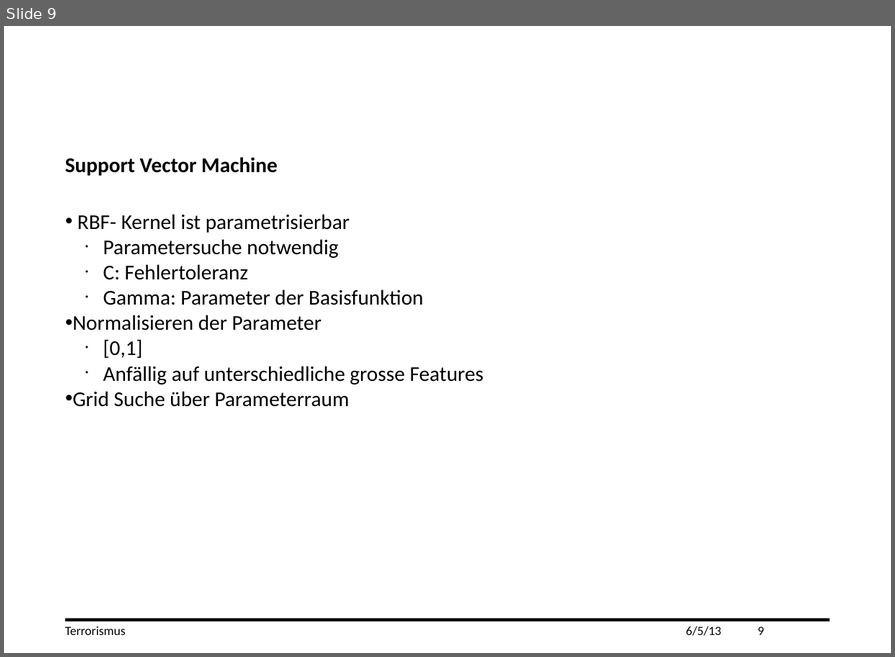
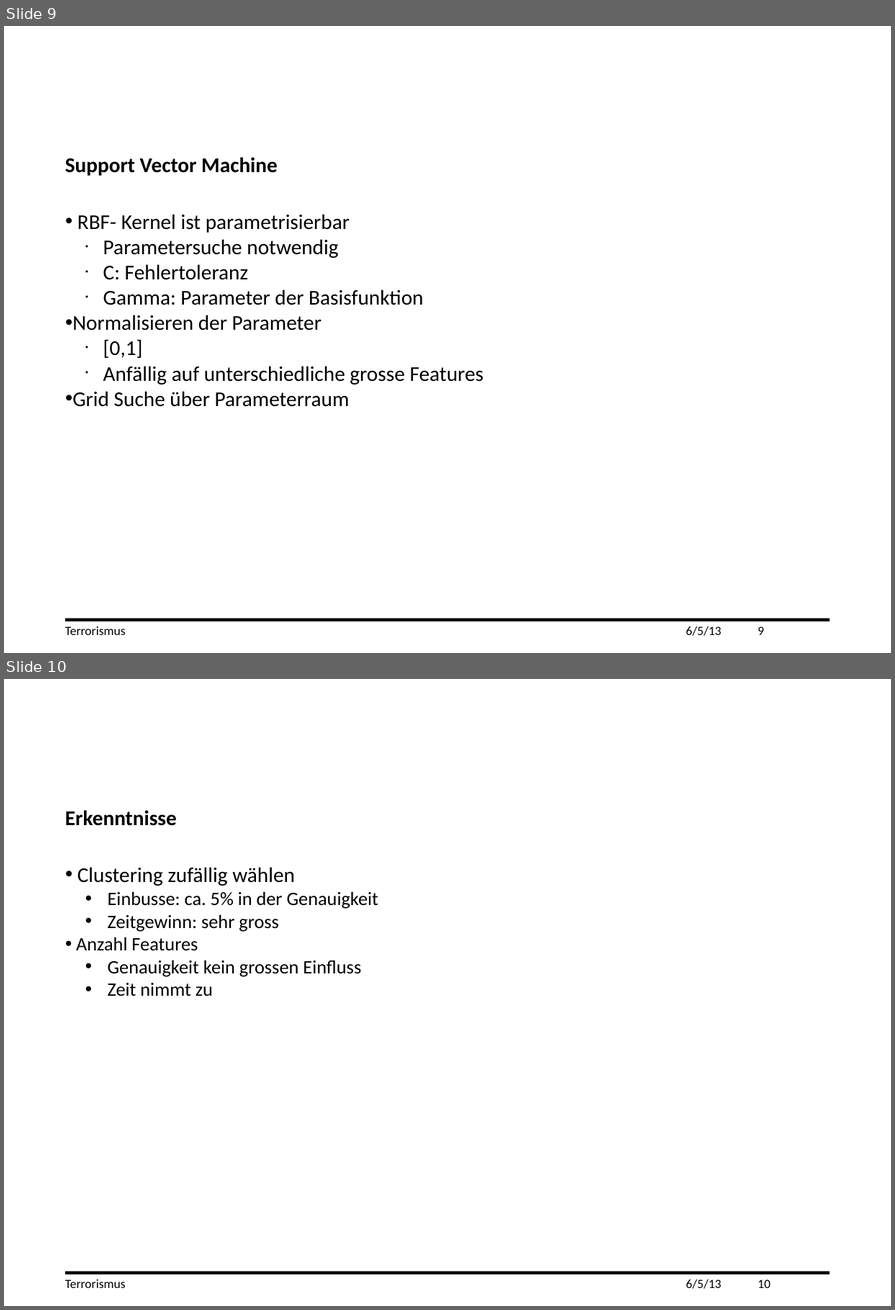
Before and after one commit to mat1/cbir, a slide deck: Contest.pptx. Shown one above the other, each under a label of ours: slide 9 before the commit, slides 9 and 10 after it. The pictures are 895x657 and 895x1310 pixels, drawn with LibreOffice and Linux fonts; fonts in the diff are those of the drawing; background and template pictures are left out. Boxes give left, top, right and bottom in pixels: in the first picture for what was removed or moved away, otherwise in the second. Text is boxed around its words. In the diff, an @@ line names an element or a change of style, - is before the commit and + after.

```diff
--- a/Contest.pptx
+++ b/Contest.pptx
@@ slide 10 added at [4, 679, 891, 1306], background #FFFFFF; not listed: 1 template element that a slide beside it also shows @@
@@ text added at [65, 810, 177, 826], 20 pt, text #000000, bold @@
+Erkenntnisse
@@ text added at [76, 867, 378, 997], 18 pt, text #000000 @@
+• Clustering zufällig wählen
+  • Einbusse: ca. 5% in der Genauigkeit
+  • Zeitgewinn: sehr gross
+• Anzahl Features
+  • Genauigkeit kein grossen Einfluss
+  • Zeit nimmt zu
@@ text added at [65, 1279, 126, 1288], 12 pt, text #000000 @@
+Terrorismus
@@ text added at [686, 1279, 721, 1289], 12 pt, text #000000 @@
+6/5/13
@@ page number added at [758, 1279, 771, 1288], 12 pt, text #000000 @@
+10
```
Also in this commit, not shown: 1 slide changed.
